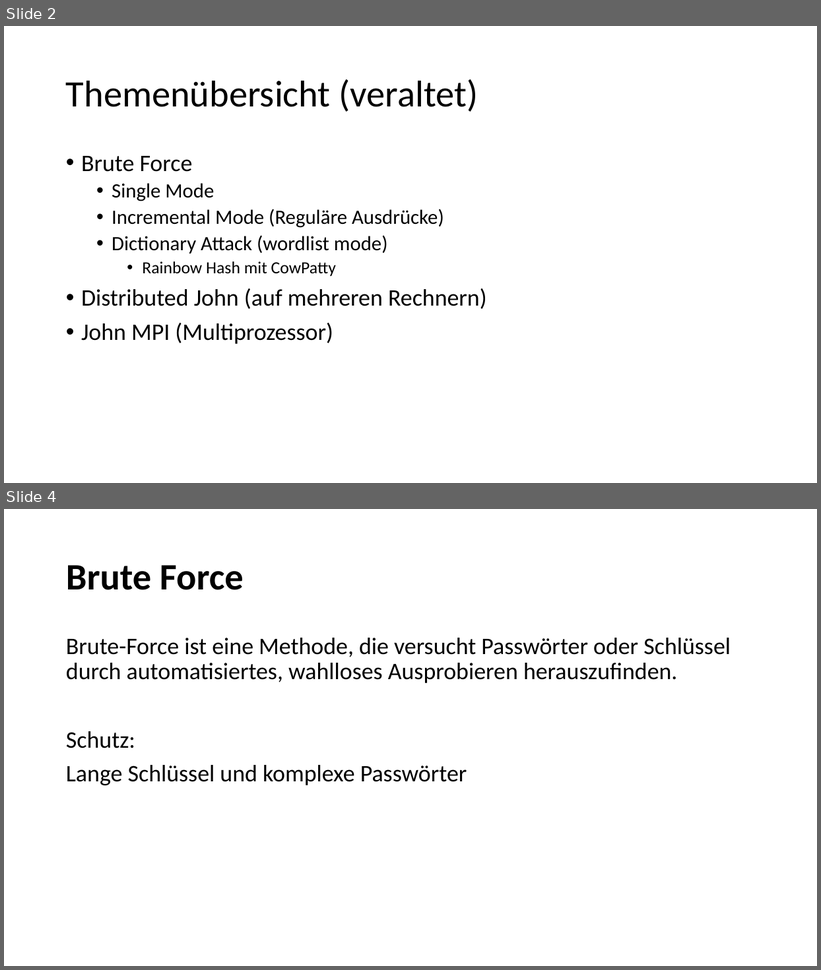
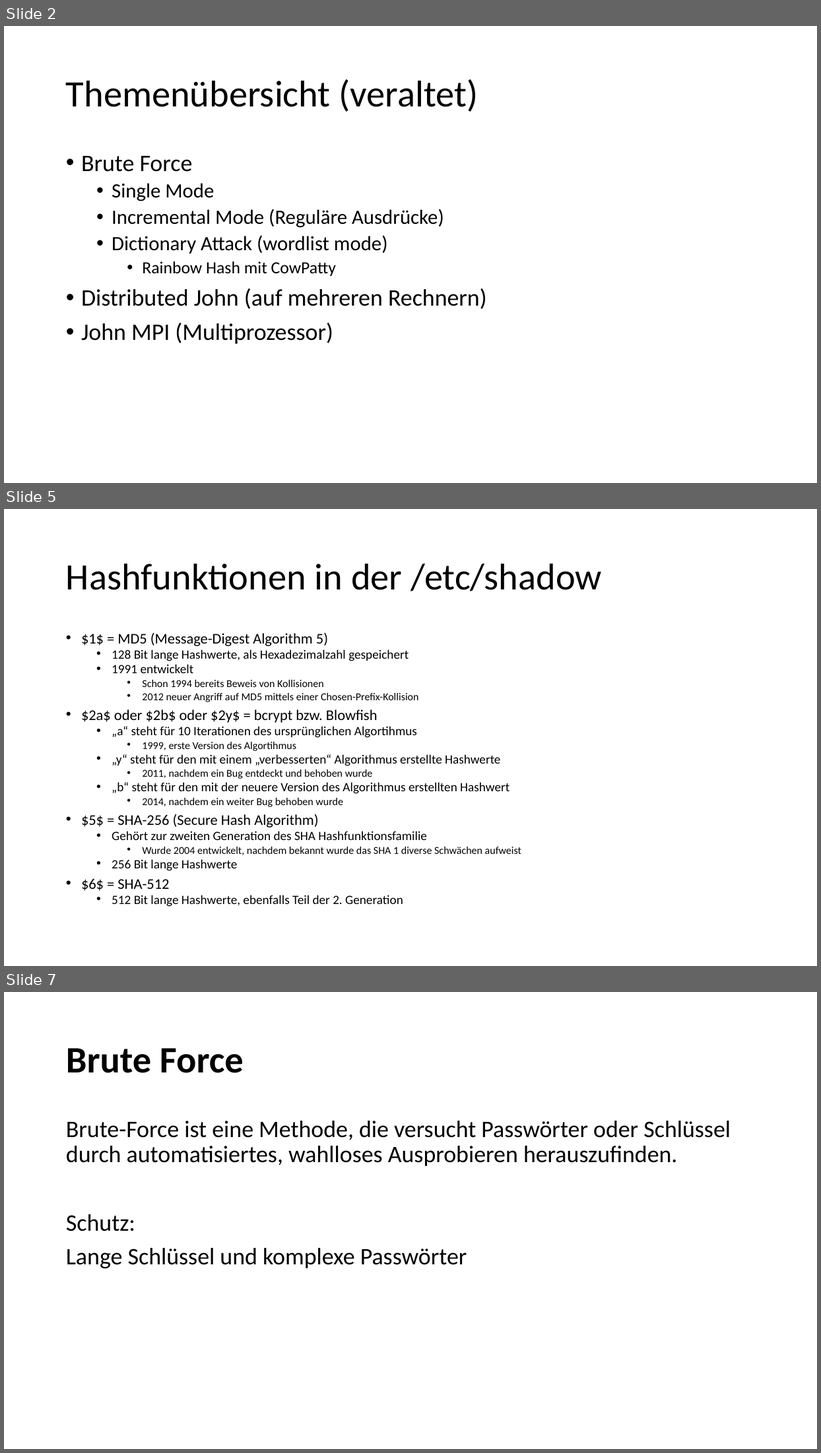
Before and after one commit to StefanSchuck/JohnTheRipperVortrag, a slide deck: Vortrag.pptx. Shown one above the other, each under a label of ours: slides 2 and 4 before the commit, slides 2, 5 and 7 after it; the slides between them are not shown. The pictures are 821x970 and 821x1453 pixels, drawn with LibreOffice and Linux fonts; fonts in the diff are those of the drawing. Boxes give left, top, right and bottom in pixels: in the first picture for what was removed or moved away, otherwise in the second. Text is boxed around its words. In the diff, an @@ line names an element or a change of style, - is before the commit and + after.

```diff
--- a/Vortrag.pptx
+++ b/Vortrag.pptx
@@ slide 5 added at (4, 509, 817, 966), background #FFFFFF @@
@@ title added at (66, 563, 602, 591), 44 pt, text #000000 @@
+Hashfunktionen in der /etc/shadow
@@ text added at (81, 632, 521, 907), 15 pt, text #000000 @@
+• $1$ = MD5 (Message-Digest Algorithm 5)
+  • 128 Bit lange Hashwerte, als Hexadezimalzahl gespeichert
+  • 1991 entwickelt
+    • Schon 1994 bereits Beweis von Kollisionen
+    • 2012 neuer Angriff auf MD5 mittels einer Chosen-Prefix-Kollision
+• $2a$ oder $2b$ oder $2y$ = bcrypt bzw. Blowfish
+  • „a“ steht für 10 Iterationen des ursprünglichen Algortihmus
+    • 1999, erste Version des Algortihmus
+  • „y“ steht für den mit einem „verbesserten“ Algorithmus erstellte Hashwerte
+    • 2011, nachdem ein Bug entdeckt und behoben wurde
+  • „b“ steht für den mit der neuere Version des Algorithmus erstellten Hashwert
+    • 2014, nachdem ein weiter Bug behoben wurde
+• $5$ = SHA-256 (Secure Hash Algorithm)
+  • Gehört zur zweiten Generation des SHA Hashfunktionsfamilie
+    • Wurde 2004 entwickelt, nachdem bekannt wurde das SHA 1 diverse Schwächen aufweist
+  • 256 Bit lange Hashwerte
+• $6$ = SHA-512
+  • 512 Bit lange Hashwerte, ebenfalls Teil der 2. Generation
@@ what was slide 4 is now slide 7 @@
```
Also in this commit, not shown: 4 other slides added, 1 slide removed.
